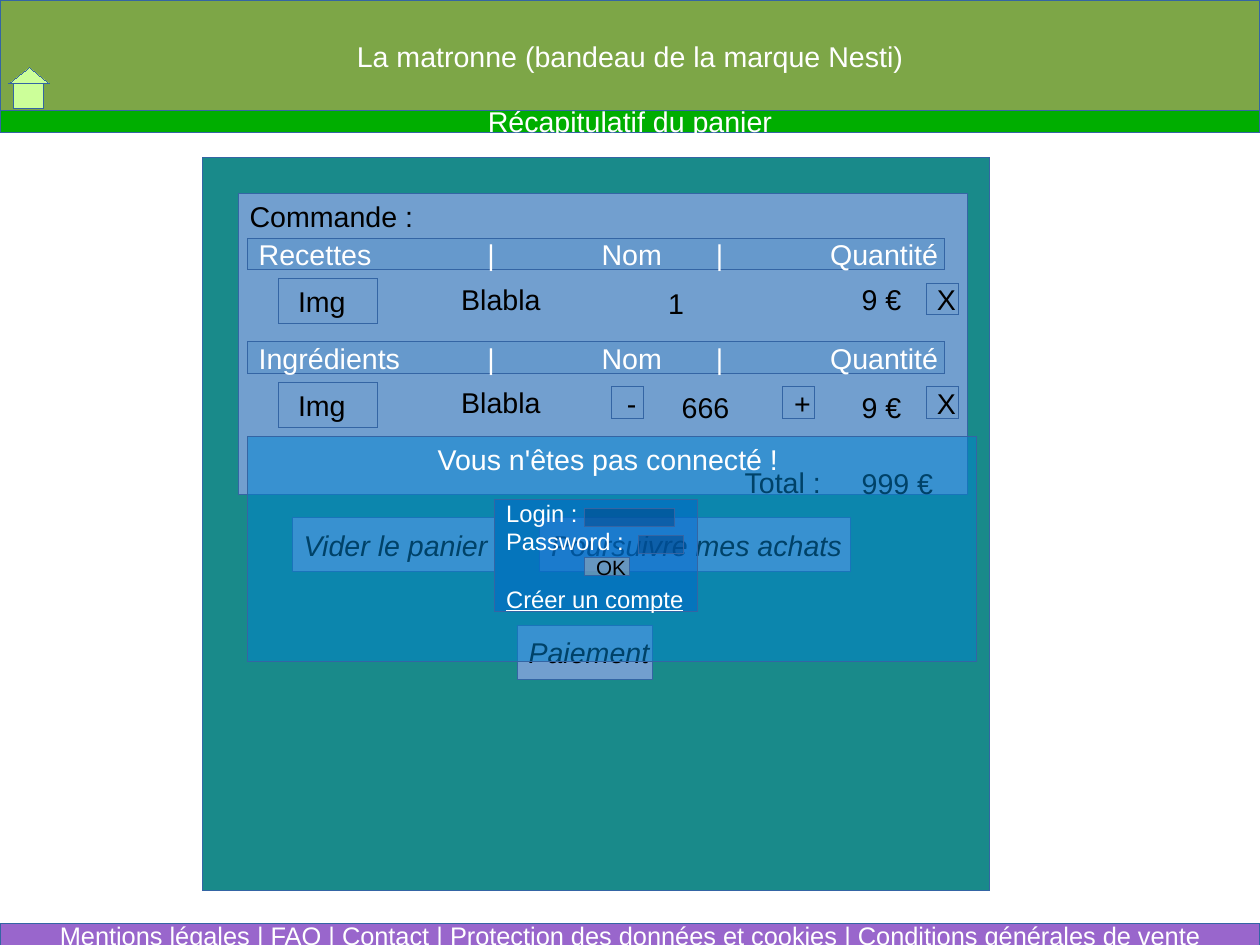
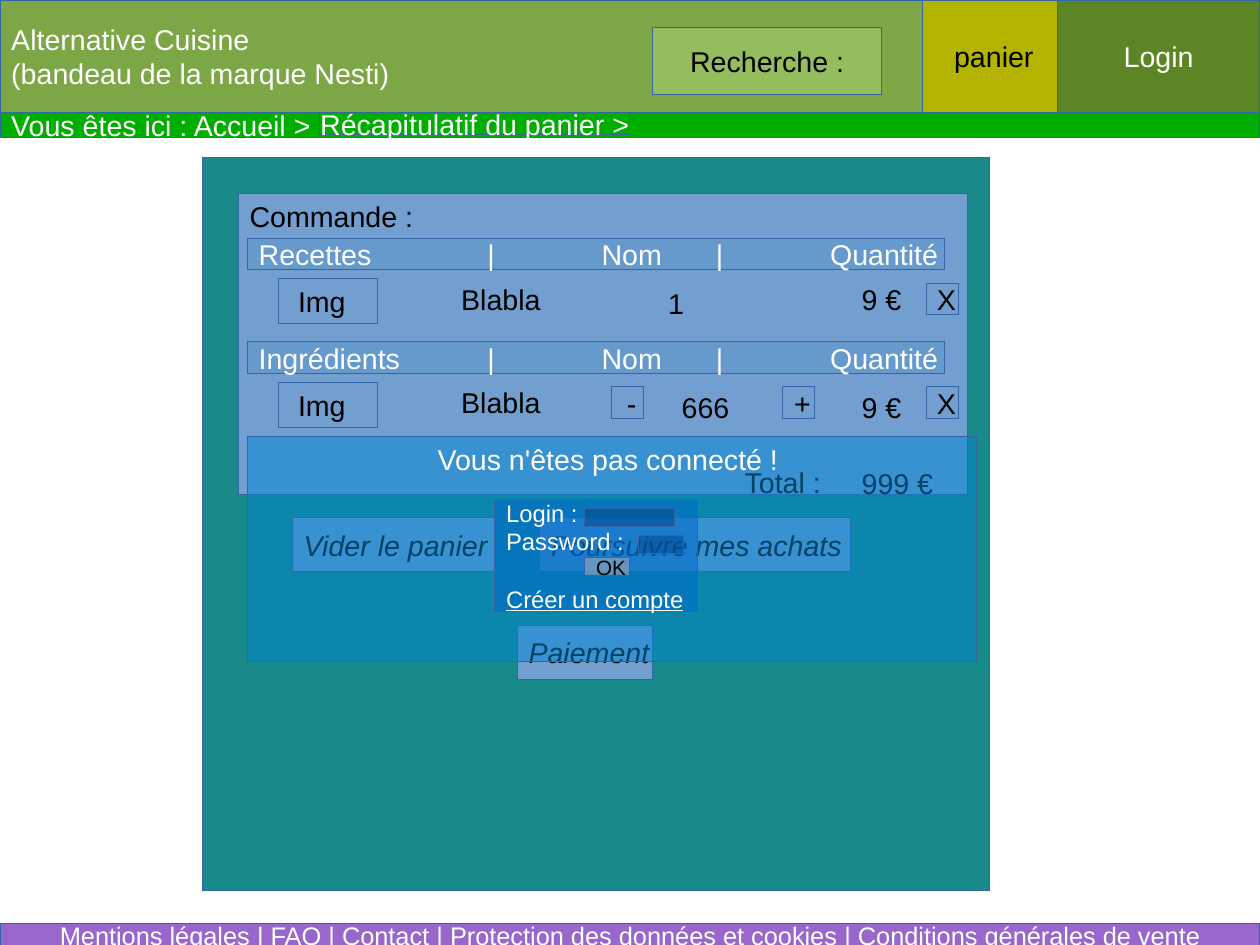
Before and after one commit to MarieRoseLejay/NESTI, a slide deck: slide 10 of VisuelSite.odp (slide 9 before the commit). Drawn at 1260x945 pixels with LibreOffice and Linux fonts; fonts in the diff are those of the drawing. Boxes give left, top, right and bottom in pixels: in the first picture for what was removed or moved away, otherwise in the second. Text is boxed around its words. In the diff, an @@ line names an element or a change of style, - is before the commit and + after.

```diff
--- a/VisuelSite.odp
+++ b/VisuelSite.odp
@@ text in rectangle at box(11, 29, 389, 90): text changed @@
-La matronne (bandeau de la marque Nesti)
+Alternative Cuisine
+(bandeau de la marque Nesti)
@@ rectangle added at box(653, 27, 883, 95), fill #94BD5E, outline #3465A4 0 pt, 18 pt, text #000000 @@
+Recherche :
@@ rectangle added at box(923, 0, 1058, 112), fill #B3B300, outline #3465A4 0 pt, 18 pt, text #000000 @@
+panier
@@ rectangle added at box(1058, 0, 1260, 112), fill #5C8526, outline #3465A4 0 pt, 18 pt, text #FFFFFF @@
+Login
@@ triangle removed at box(9, 67, 49, 83) @@
@@ rectangle removed at box(13, 83, 43, 107) @@
@@ rectangle added at box(0, 112, 1260, 137), fill #00AE00, outline #3465A4 0 pt, 18 pt, text #FFFFFF @@
+Vous êtes ici : Accueil >
@@ text in rectangle at box(320, 112, 604, 140): text changed @@
-Récapitulatif du panier
+Récapitulatif du panier >
@@ rectangle "Récapitulatif du panier >": place and size @@
-rectangle "Récapitulatif du panier >" at box(0, 110, 1260, 133)
+rectangle "Récapitulatif du panier >" at box(320, 112, 631, 135)
```
Also in this commit, not shown: 15 other slides changed, 1 slide added, 2 slides removed, 2 other files.
